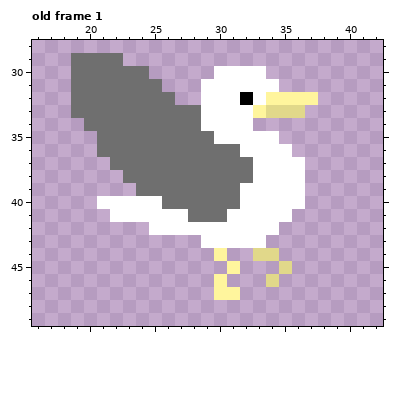
One commit to this pixel-art file: Assets/Art/Characters/Enemy/Seagull/Special/Ase_Seagull_Special_Right.aseprite. This is how it looked before the edit.
64x64 pixels, 8 frames. Shown: old frame 1: x 16..42, y 28..49. The commit also changed other frames, which this record leaves out.
Now the later version:
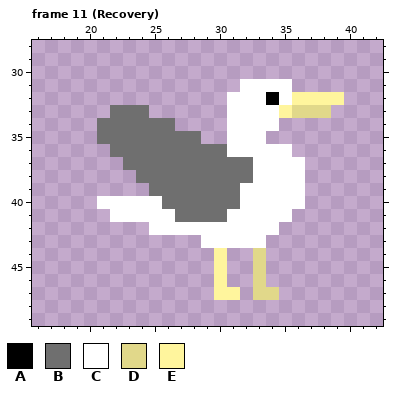
Palette (. is transparent): A #000000  B #6f6f6f  C #ffffff  D #e1d88a  E #fff59d
A new or re-ordered frame is compared with the old frame closest to it.
Commit message: Added all Seagull Animations
The edit:
frames 8 -> 12
Frame 11 (Recovery) is new; against old frame 1:
y 29: x 19..22 BBBB -> ....
y 30: x 19..24 BBBBBB -> ......; x 30..33 CCCC -> ....
y 31: x 19..25 BBBBBBB -> .......; x 29..31 CCC -> ...; x 35 . -> C
y 32: x 19..26 BBBBBBBB -> ........; x 29..30 CC -> ..; x 32 A -> C; x 34..35 EE -> AC; x 38..39 .. -> EE
y 33: x 19..21 BBB -> ...; x 25..30 BBBBCC -> ......; x 33..35 EDD -> CCE; x 37..38 .. -> DD
y 34: x 20 B -> .; x 27..30 BBCC -> ....; x 33..34 .. -> CC
y 35: x 29..30 BC -> ..; x 34 C -> .
y 36: x 21 B -> .; x 31 B -> C
y 37: x 22 B -> .
y 38: x 23 B -> .
y 39: x 24 B -> .
y 41: x 27 C -> B
y 44: x 34 D -> .
y 45: x 30..31 .E -> E.; x 33 . -> D; x 35 D -> .
y 46: x 33..34 .D -> D.
y 47: x 33..34 .. -> DD
Pixel boxes of the changes (left, top, right, bottom) in both pictures:
changed: (71, 53, 344, 300)
